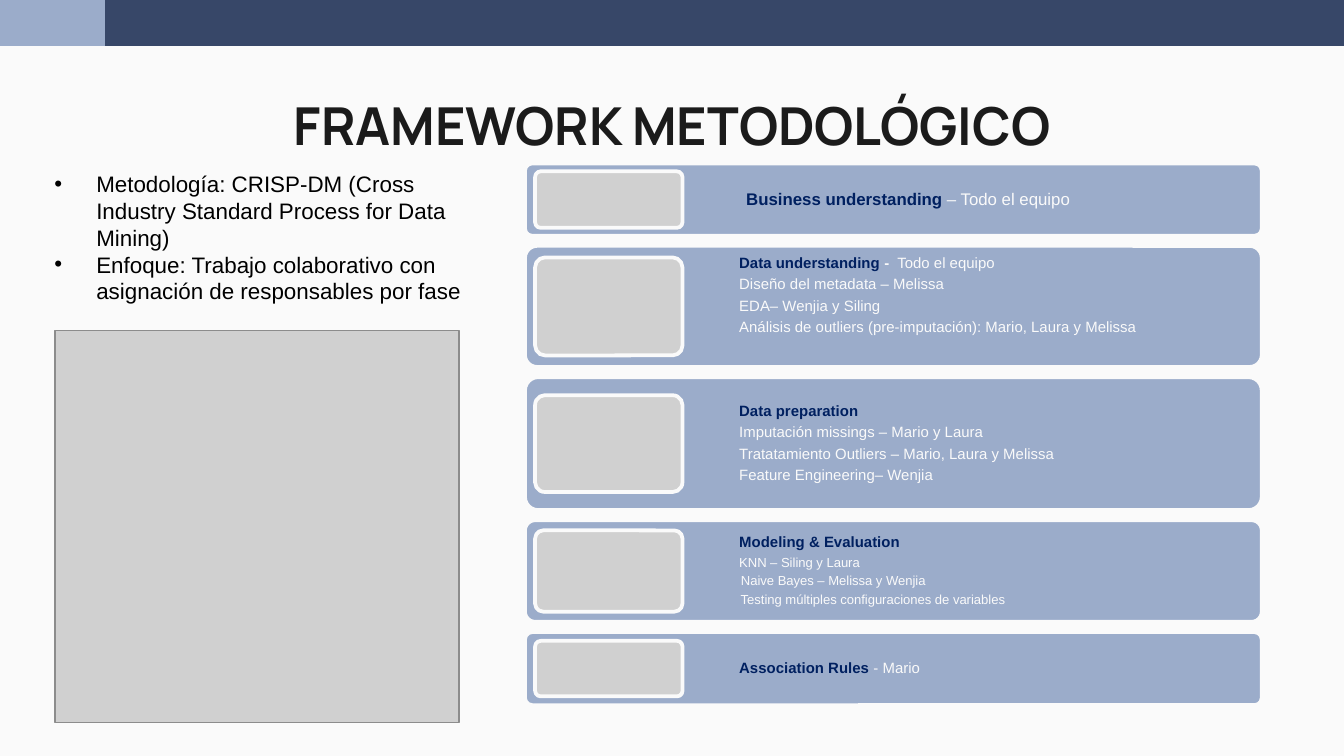
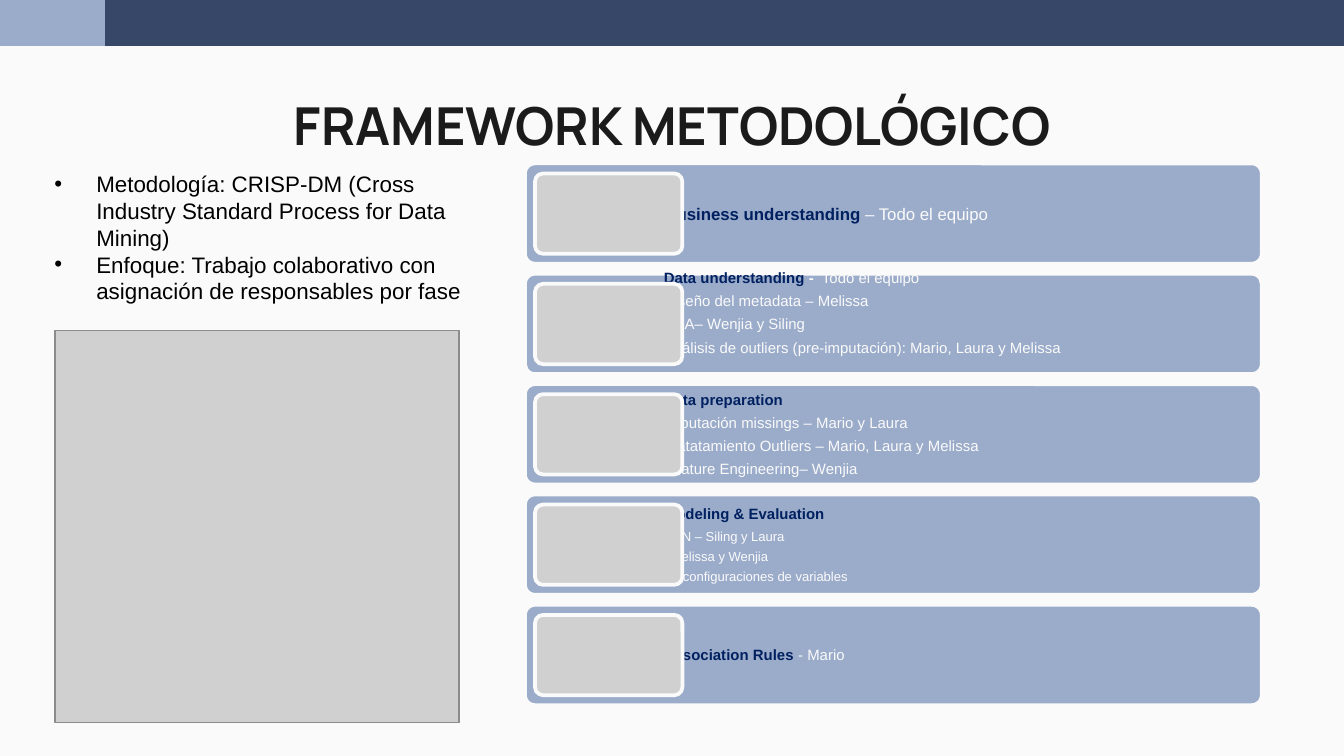
Before and after one commit to wen2111/Mineria, a slide deck: slide 3 of Entrega_2/00.REPORTE/Reporte_Grupo5.pptx. Drawn at 1344x756 pixels with LibreOffice and Linux fonts; fonts in the diff are those of the drawing; grey boxes stand for pictures. Boxes give left, top, right and bottom in pixels: in the first picture for what was removed or moved away, otherwise in the second. Text is boxed around its words. In the diff, an @@ line names an element or a change of style, - is before the commit and + after.

```diff
--- a/Entrega_2/00.REPORTE/Reporte_Grupo5.pptx
+++ b/Entrega_2/00.REPORTE/Reporte_Grupo5.pptx
@@ text "Business understanding – Todo el ...": place and size @@
-text "Business understanding – Todo el ..." at (746, 193, 1069, 209)
+text "Business understanding – Todo el ..." at (664, 206, 988, 224)
@@ rounded rectangle: place and size @@
-rounded rectangle at (526, 164, 1262, 237)
+rounded rectangle at (526, 164, 1262, 265)
@@ picture: place and size @@
-picture at (535, 172, 683, 228)
+picture at (535, 173, 683, 254)
@@ picture removed at (535, 258, 683, 356) @@
@@ text "Data understanding - Todo el ...": place and size @@
-text "Data understanding - Todo el ..." at (739, 257, 1136, 335)
+text "Data understanding - Todo el ..." at (664, 271, 1061, 357)
@@ rounded rectangle: place and size @@
-rounded rectangle at (526, 246, 1262, 367)
+rounded rectangle at (526, 274, 1262, 375)
@@ picture: place and size @@
-picture at (535, 531, 683, 612)
+picture at (535, 284, 683, 364)
@@ text "Data preparation": place and size @@
-text "Data preparation" at (739, 405, 1054, 483)
+text "Data preparation" at (664, 393, 979, 477)
@@ rounded rectangle: place and size @@
-rounded rectangle at (526, 378, 1262, 511)
+rounded rectangle at (526, 384, 1262, 485)
@@ picture: place and size @@
-picture at (535, 395, 683, 492)
+picture at (535, 394, 683, 474)
@@ line spacing 0.9 to 1 in 5 elements at (664, 393, 979, 477), (664, 271, 1061, 357), (664, 206, 988, 224), (664, 648, 844, 664), (583, 507, 848, 585) @@
@@ text "Modeling & Evaluation": place and size @@
-text "Modeling & Evaluation" at (739, 536, 1005, 607)
+text "Modeling & Evaluation" at (583, 507, 848, 585)
@@ rounded rectangle: place and size @@
-rounded rectangle at (526, 520, 1262, 622)
+rounded rectangle at (526, 495, 1262, 595)
@@ picture added at (535, 504, 683, 585) @@
@@ text "Association Rules - Mario": place and size @@
-text "Association Rules - Mario" at (739, 662, 920, 673)
+text "Association Rules - Mario" at (664, 648, 844, 664)
@@ rounded rectangle: place and size @@
-rounded rectangle at (526, 632, 1262, 704)
+rounded rectangle at (526, 605, 1262, 706)
@@ picture: place and size @@
-picture at (535, 641, 683, 696)
+picture at (535, 616, 683, 696)
```
Also in this commit, not shown: 2 other slides changed.
